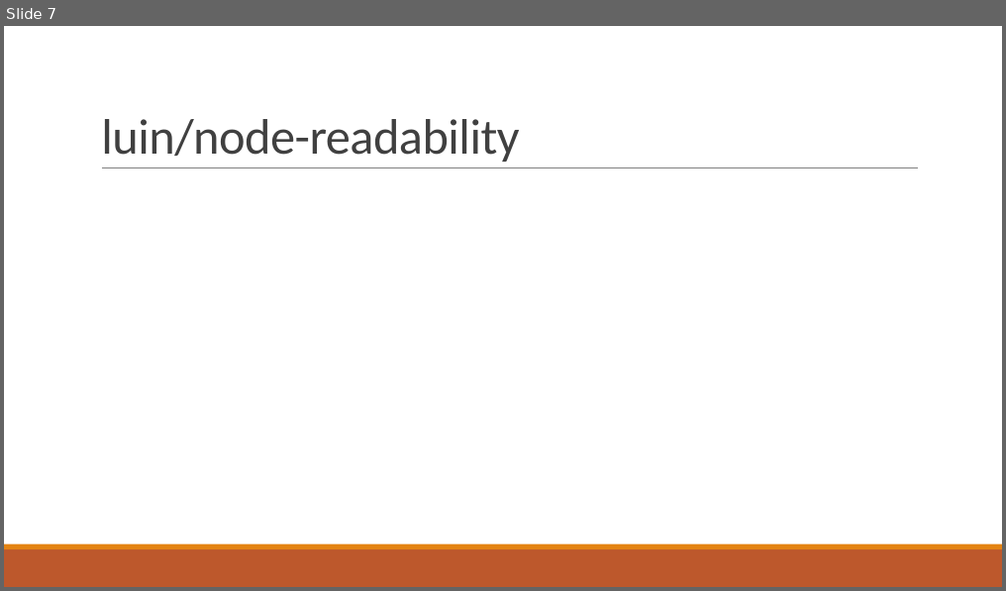
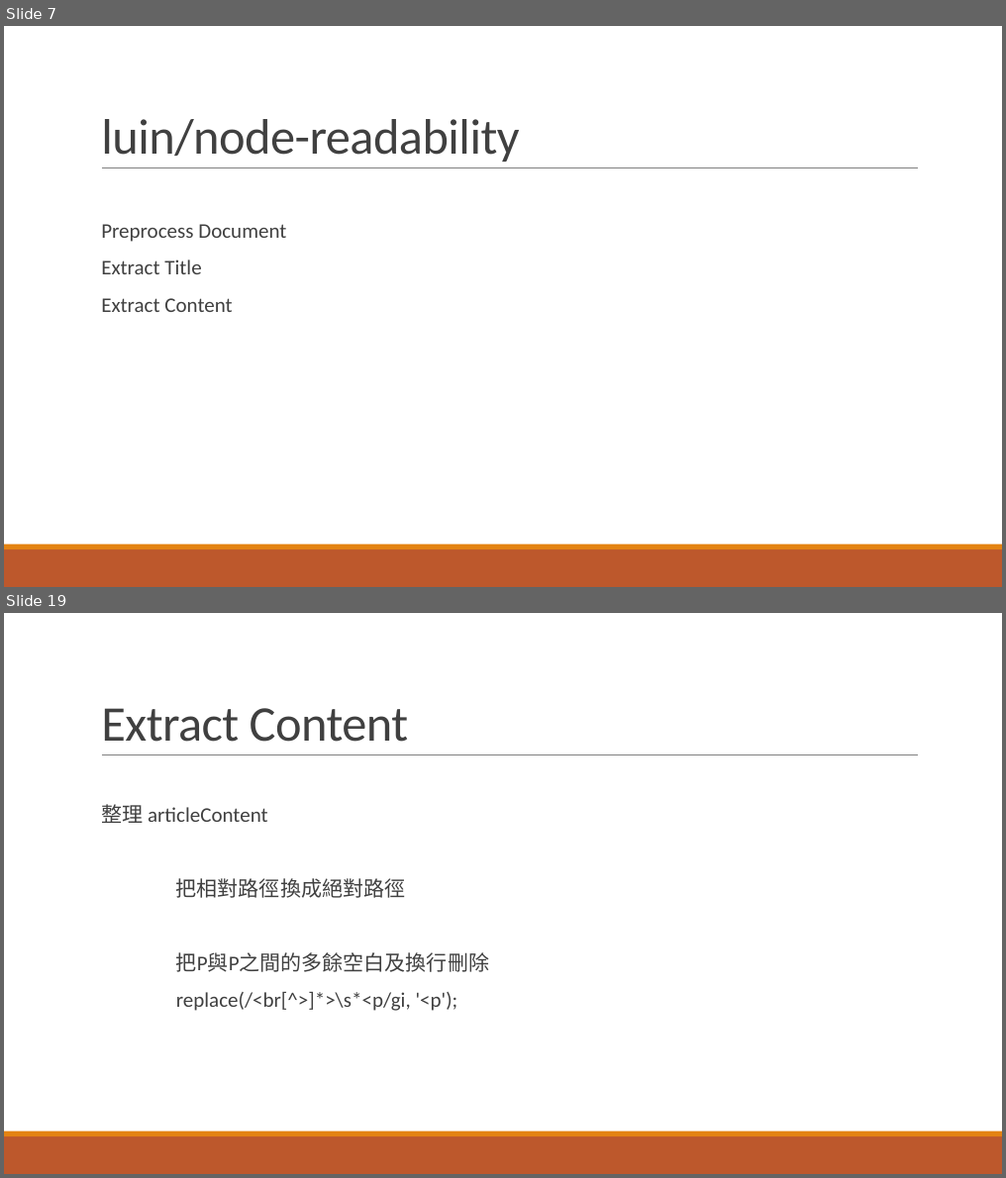
Before and after one commit to KemingChen/IR, a slide deck: Fianl/final.pptx. Shown one above the other, each under a label of ours: slide 7 before the commit, slides 7 and 19 after it; the slides between them are not shown. The pictures are 1006x591 and 1006x1178 pixels, drawn with LibreOffice and Linux fonts; fonts in the diff are those of the drawing. Boxes give left, top, right and bottom in pixels: in the first picture for what was removed or moved away, otherwise in the second. Text is boxed around its words. In the diff, an @@ line names an element or a change of style, - is before the commit and + after.

```diff
--- a/Fianl/final.pptx
+++ b/Fianl/final.pptx
@@ slide 19 added at (x1=4, y1=613, x2=1002, y2=1174), background #FFFFFF; not listed: 3 template elements that a slide beside it also shows @@
@@ title added at (x1=101, y1=708, x2=409, y2=742), 48 pt, text #404040 @@
+Extract Content
@@ text added at (x1=101, y1=804, x2=489, y2=1011), 20 pt, text #404040 @@
+整理 articleContent
+把相對路徑換成絕對路徑
+把P與P之間的多餘空白及換行刪除
+replace(/<br[^>]*>\s*<p/gi, '<p');
@@ slide 7 changed as well @@
@@ text added at (x1=101, y1=224, x2=286, y2=312), 20 pt, text #404040 @@
+  Preprocess Document
+  Extract Title
+  Extract Content
```
Also in this commit, not shown: 13 other slides added, 1 other file.
